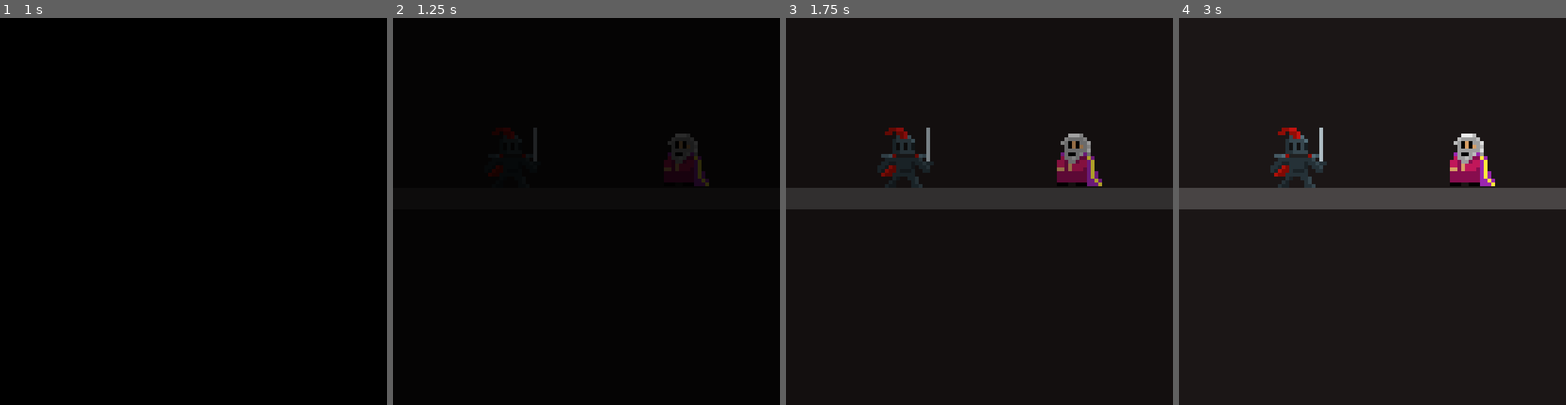
Above: before the commit, frames 1-4 (left to right).
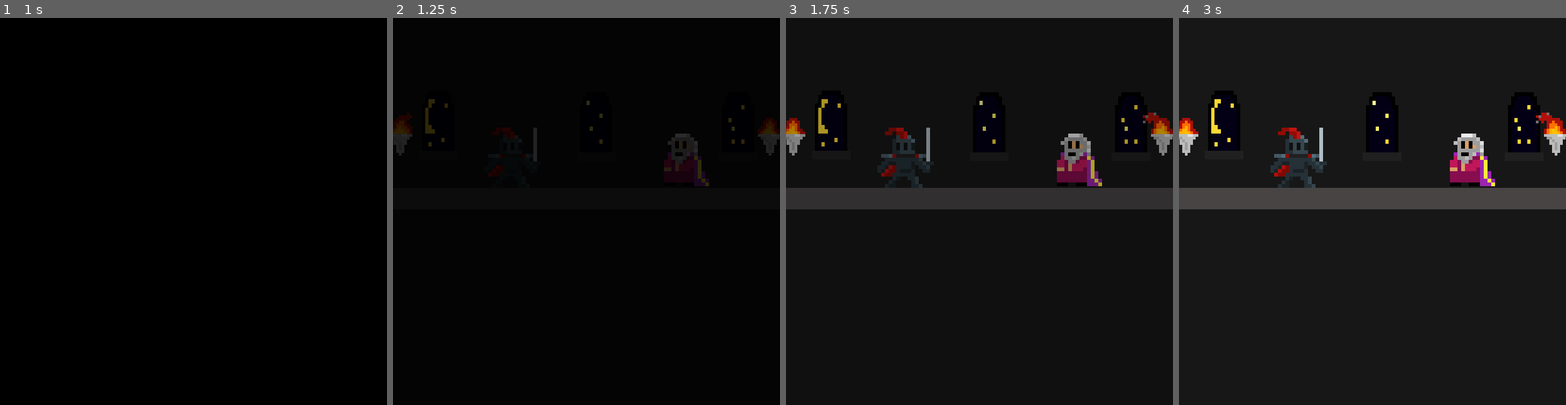
Above: after the commit, the same moments.

Repository: D-Mitt/knight-of-errands
Game: Godot game, scene res://Main.tscn
Same seed, same stepped clock (60 frames per second), same inputs: the game is played once before the commit and once after it. Sound files missing from this copy of the repository are replaced by a short silence.
Inputs (mouse positions are in pixels of both pictures, inside the frame that each line leads up to):
- Up to frame 1 (1 s): tap Enter (confirm) at 0.5 s; move the mouse to (278, 192) at 0.52 s; hold Right (ui_right) from 0.53 s (still down); hold Enter (confirm) from 0.53 s (still down)
- Up to frame 2 (1.25 s): keep holding Right (ui_right); keep holding Enter (confirm)
- Up to frame 3 (1.75 s): move the mouse to (902, 230) at 1.27 s; release Right (ui_right) at 1.28 s; release Enter (confirm) at 1.28 s; hold Down (ui_down) from 1.28 s (still down); tap Enter (confirm) at 1.35 s
- Up to frame 4 (3 s): move the mouse to (1411, 126) at 2.02 s; release Down (ui_down) at 2.03 s; hold Right (ui_right) 2.03-2.78 s; hold Enter (confirm) 2.03-2.78 s; move the mouse to (1353, 288) at 2.77 s; hold Up (ui_up) from 2.78 s (still down); tap Enter (confirm) at 2.85 s

Frame 1 is identical in both runs. In frame 2, 0.9% of the frame differs, in the area x 0-100%, y 20-36%; in frame 3, 1.0%; in frame 4, 2.0%, in the area x 0-100%, y 18-36%.

Commit message:
added environment to cutscenes

Diff:
--- a/Cutscene.tscn
+++ b/Cutscene.tscn
@@ -6,10 +6,24 @@
 [ext_resource path="res://Assets/sleep_0.png" type="Texture" id=4]
 [ext_resource path="res://Assets/sleep_3.png" type="Texture" id=5]
 [ext_resource path="res://Assets/sleep_2.png" type="Texture" id=6]
+[ext_resource path="res://Assets/fire_1.png" type="Texture" id=7]
+[ext_resource path="res://Assets/fire_2.png" type="Texture" id=8]
+[ext_resource path="res://Assets/fire_3.png" type="Texture" id=9]
+[ext_resource path="res://Assets/window.png" type="Texture" id=10]
+[ext_resource path="res://Assets/window_moon.png" type="Texture" id=11]
+[ext_resource path="res://Assets/window_2.png" type="Texture" id=12]
 
 [sub_resource type="SpriteFrames" id=1]
 animations = [ {
 "frames": [ ExtResource( 4 ), ExtResource( 3 ), ExtResource( 6 ), ExtResource( 5 ) ],
+"loop": true,
+"name": "default",
+"speed": 2.0
+} ]
+
+[sub_resource type="SpriteFrames" id=2]
+animations = [ {
+"frames": [ ExtResource( 7 ), ExtResource( 8 ), ExtResource( 9 ) ],
 "loop": true,
 "name": "default",
 "speed": 2.0
@@ -28,7 +42,7 @@
 [node name="ColorRect" type="ColorRect" parent="Control"]
 anchor_right = 1.0
 anchor_bottom = 1.0
-color = Color( 0.109804, 0.0901961, 0.0901961, 1 )
+color = Color( 0.0941176, 0.0941176, 0.0941176, 1 )
 __meta__ = {
 "_edit_use_anchors_": false
 }
@@ -41,6 +55,7 @@
 [node name="Sprite2" type="Sprite" parent="Control"]
 position = Vector2( 545.846, 263.562 )
 scale = Vector2( 7, 7 )
+z_index = 2
 texture = ExtResource( 2 )
 
 [node name="ColorRect2" type="ColorRect" parent="Control"]
@@ -60,3 +75,37 @@
 frames = SubResource( 1 )
 frame = 3
 playing = true
+
+[node name="Sprite3" type="Sprite" parent="Control"]
+position = Vector2( 65.7849, 228.688 )
+scale = Vector2( 6, 8 )
+texture = ExtResource( 11 )
+offset = Vector2( 3.06661, -3.7284 )
+
+[node name="Sprite4" type="Sprite" parent="Control"]
+position = Vector2( 360, 232 )
+scale = Vector2( 6, 8 )
+texture = ExtResource( 10 )
+offset = Vector2( 3.06661, -3.7284 )
+
+[node name="Sprite5" type="Sprite" parent="Control"]
+position = Vector2( 624, 232 )
+scale = Vector2( 6, 8 )
+texture = ExtResource( 12 )
+offset = Vector2( 3.06661, -3.7284 )
+
+[node name="AnimatedSprite" type="AnimatedSprite" parent="Control"]
+position = Vector2( 704, 216 )
+scale = Vector2( 5, 5 )
+z_index = 1
+frames = SubResource( 2 )
+frame = 2
+playing = true
+
+[node name="AnimatedSprite2" type="AnimatedSprite" parent="Control"]
+position = Vector2( 16, 216 )
+scale = Vector2( 5, 5 )
+z_index = 1
+frames = SubResource( 2 )
+frame = 1
+playing = true
Binary file added: Assets/fire.aseprite
Binary file added: Assets/fire_1.png
Not shown, added: Assets/fire_1.png.import
Binary file added: Assets/fire_2.png
Not shown, added: Assets/fire_2.png.import
Binary file added: Assets/fire_3.png
Not shown, added: Assets/fire_3.png.import
Binary file added: Assets/window.aseprite
Binary file added: Assets/window.png
Not shown, added: Assets/window.png.import
Binary file added: Assets/window_2.png
Not shown, added: Assets/window_2.png.import
(and 4 more such lines)
